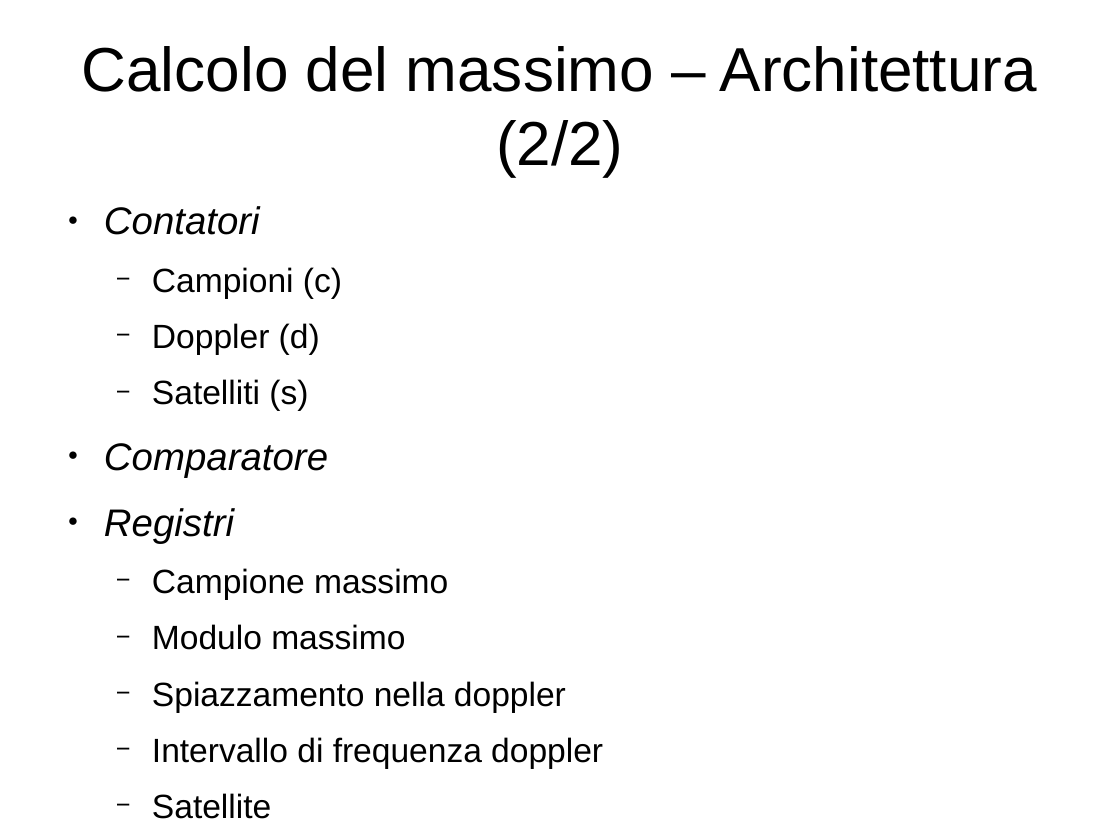
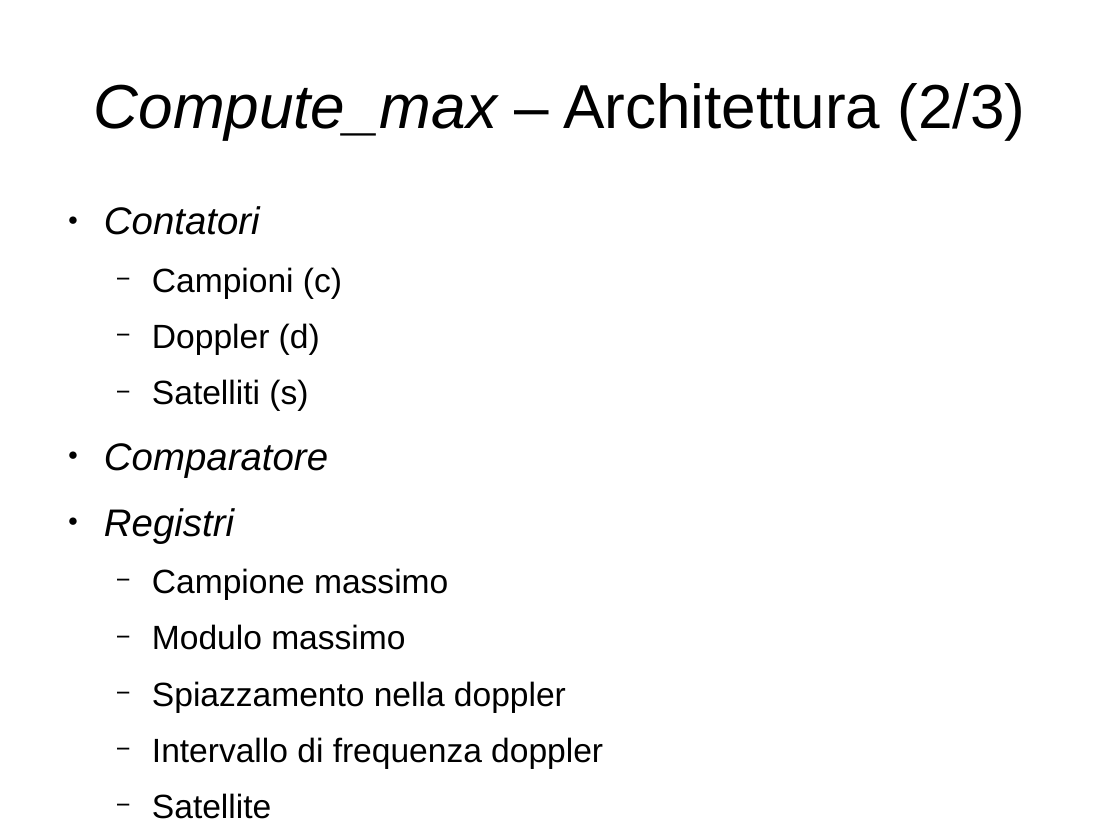
Before and after one commit to artic92/sistemi-embedded-task2, a slide deck: slide 14 of doc/presentazione.odp (slide 9 before the commit). Drawn at 1120x840 pixels with LibreOffice and Linux fonts; fonts in the diff are those of the drawing. Boxes give left, top, right and bottom in pixels: in the first picture for what was removed or moved away, otherwise in the second. Text is boxed around its words. In the diff, an @@ line names an element or a change of style, - is before the commit and + after.

```diff
--- a/doc/presentazione.odp
+++ b/doc/presentazione.odp
@@ title at bbox=[94, 83, 1026, 139]: text changed @@
-Calcolo del massimo – Architettura (2/2)
+Compute_max – Architettura (2/3)
```
Also in this commit, not shown: 7 other slides changed, 7 slides added, 1 slide removed, 4 other files.
